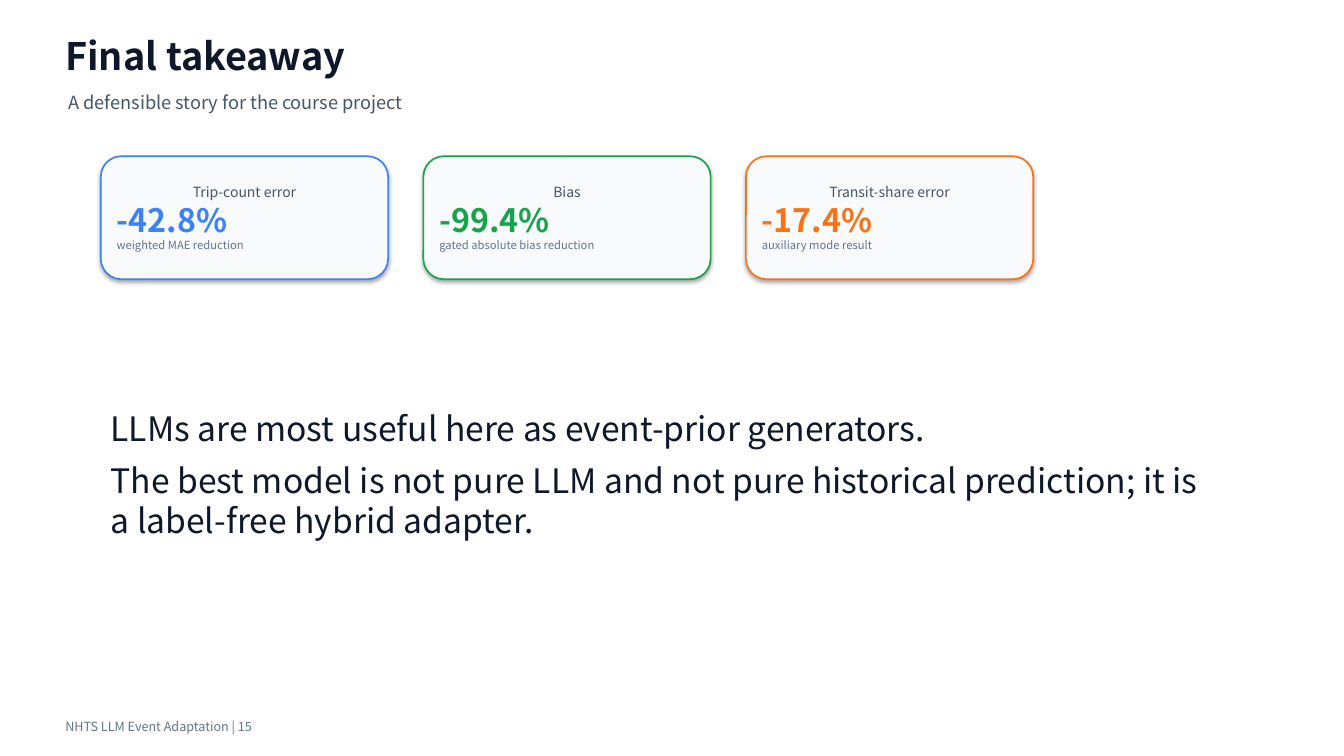
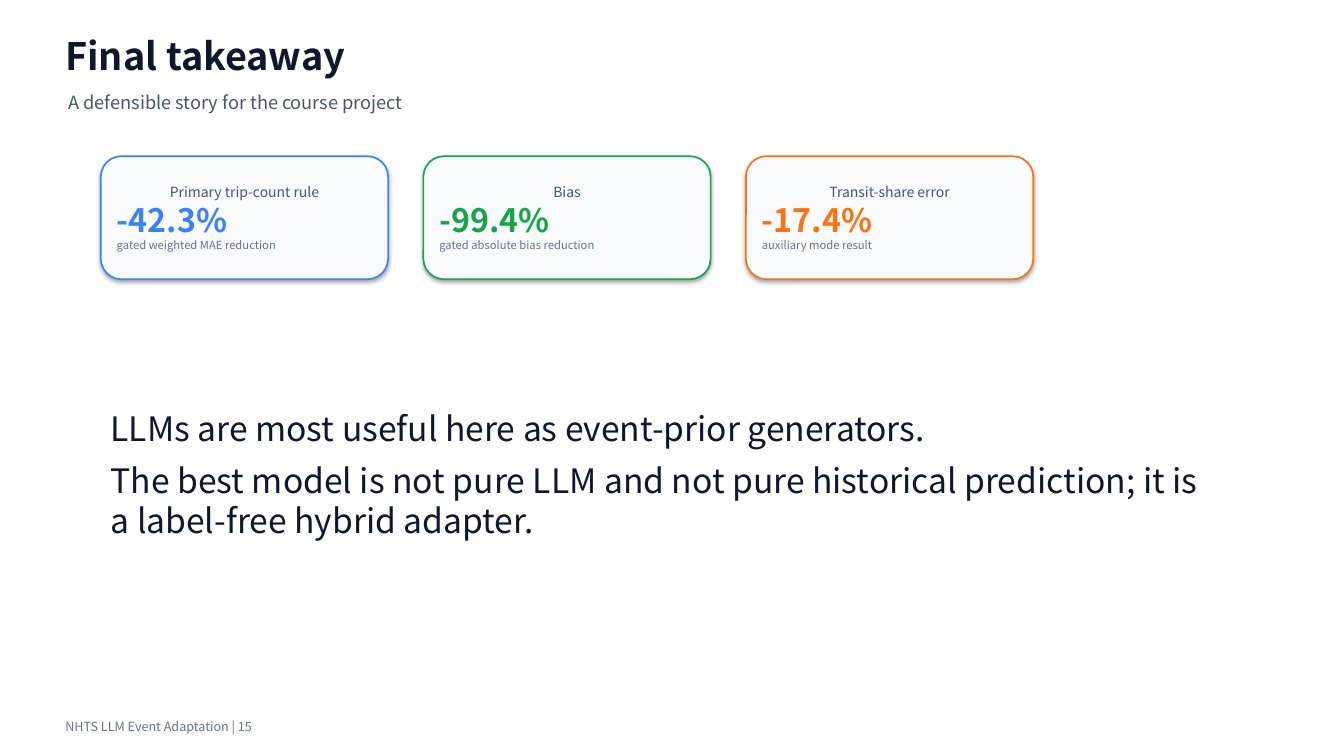
Before and after one commit to Lrving-code/NHTS-Travel-Prediction, a slide deck: slide 15 of outputs/final_project/NHTS_LLM_Event_Adaptation_Optimized_Presentation.pptx. Drawn at 1344x756 pixels with LibreOffice and Linux fonts; fonts in the diff are those of the drawing. Boxes give left, top, right and bottom in pixels: in the first picture for what was removed or moved away, otherwise in the second. Text is boxed around its words. In the diff, an @@ line names an element or a change of style, - is before the commit and + after.

```diff
--- a/outputs/final_project/NHTS_LLM_Event_Adaptation_Optimized_Presentation.pptx
+++ b/outputs/final_project/NHTS_LLM_Event_Adaptation_Optimized_Presentation.pptx
@@ text in rounded rectangle at (117, 186, 320, 252): text changed @@
-Trip-count error
--42.8%
-weighted MAE reduction
+Primary trip-count rule
+-42.3%
+gated weighted MAE reduction
```
Also in this commit, not shown: 4 other slides changed, 16 other files.
